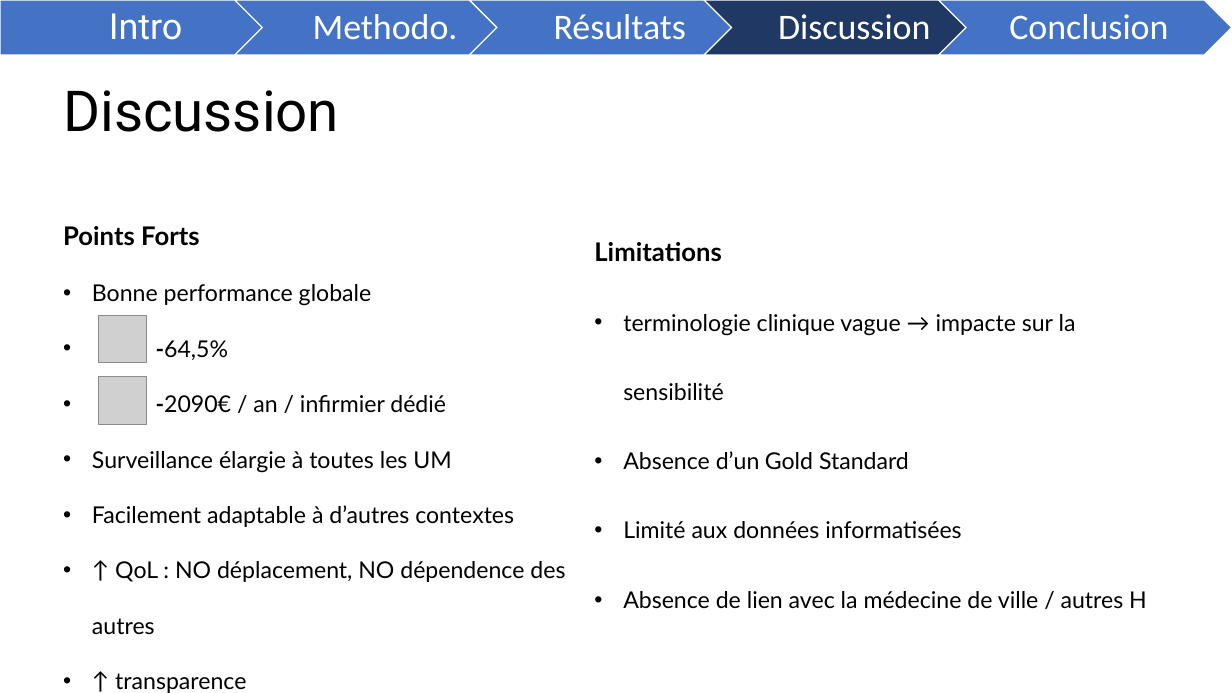
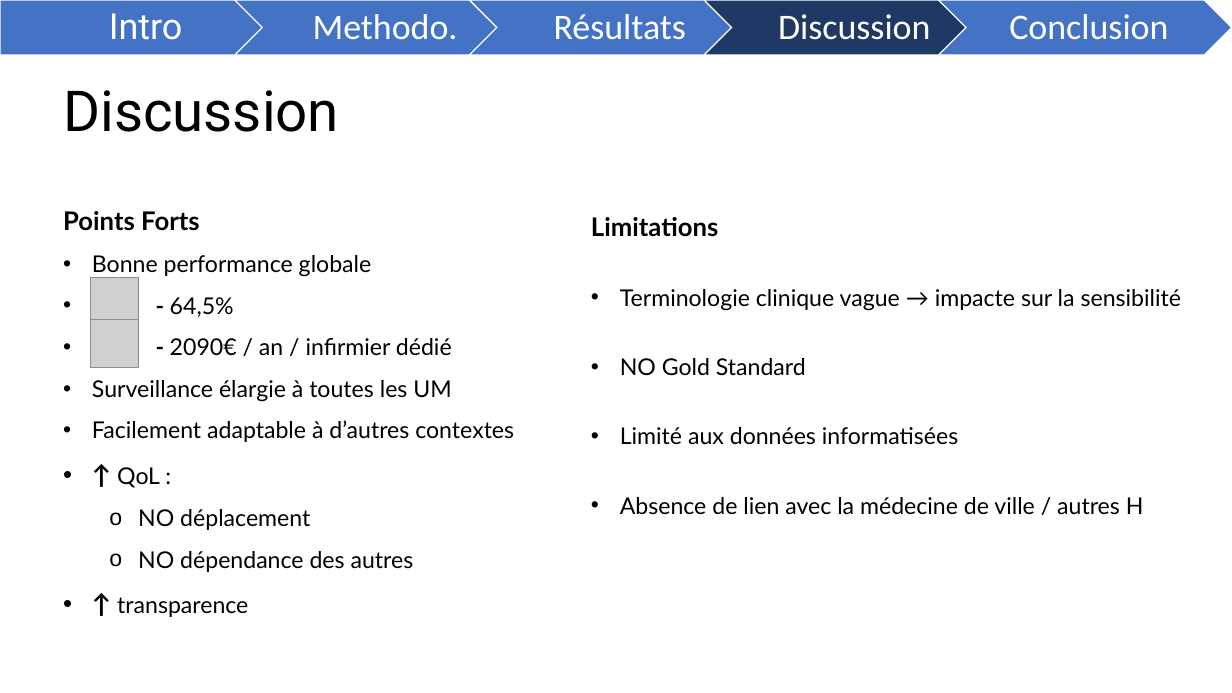
Before and after one commit to FrancescoMonti-source/theses_internes, a slide deck: slide 9 of memoire/reports/DÉTECTION SEMI-AUTOMATISÉE DES INFECTIONS POST-OPÉRATOIRES.pptx. Drawn at 1232x693 pixels with LibreOffice and Linux fonts; fonts in the diff are those of the drawing; grey boxes stand for pictures. Boxes give left, top, right and bottom in pixels: in the first picture for what was removed or moved away, otherwise in the second. Text is boxed around its words. In the diff, an @@ line names an element or a change of style, - is before the commit and + after.

```diff
--- a/memoire/reports/DÉTECTION SEMI-AUTOMATISÉE DES INFECTIONS POST-OPÉRATOIRES.pptx
+++ b/memoire/reports/DÉTECTION SEMI-AUTOMATISÉE DES INFECTIONS POST-OPÉRATOIRES.pptx
@@ text "Limitations" moved from (x1=594, y1=242, x2=1147, y2=609) to (x1=591, y1=217, x2=1181, y2=515) @@
@@ text at (x1=63, y1=211, x2=514, y2=617): size 18 to 20 pt, bold on in "↑"; line spacing 2 to 1.5 @@
@@ picture added at (x1=91, y1=277, x2=138, y2=324) @@
@@ text at (x1=170, y1=297, x2=452, y2=355): text changed @@
-• -64,5%
-• -2090€ / an / infirmier dédié
+• - 64,5%
+• - 2090€ / an / infirmier dédié
@@ text at (x1=620, y1=289, x2=1181, y2=376): text changed @@
-• terminologie clinique vague → impacte sur la sensibilité
-• Absence d’un Gold Standard
+• Terminologie clinique vague → impacte sur la sensibilité
+• NO Gold Standard
@@ picture moved from (x1=99, y1=315, x2=146, y2=362) to (x1=91, y1=320, x2=138, y2=367) @@
@@ picture removed at (x1=99, y1=377, x2=146, y2=424) @@
@@ text at (x1=117, y1=467, x2=414, y2=572): text changed @@
-• ↑ QoL : NO déplacement, NO dépendence des autres
+• ↑ QoL :
+  o NO déplacement
+  o NO dépendance des autres
```
Also in this commit, not shown: 7 other slides changed, 1 slide added, 1 slide removed.
